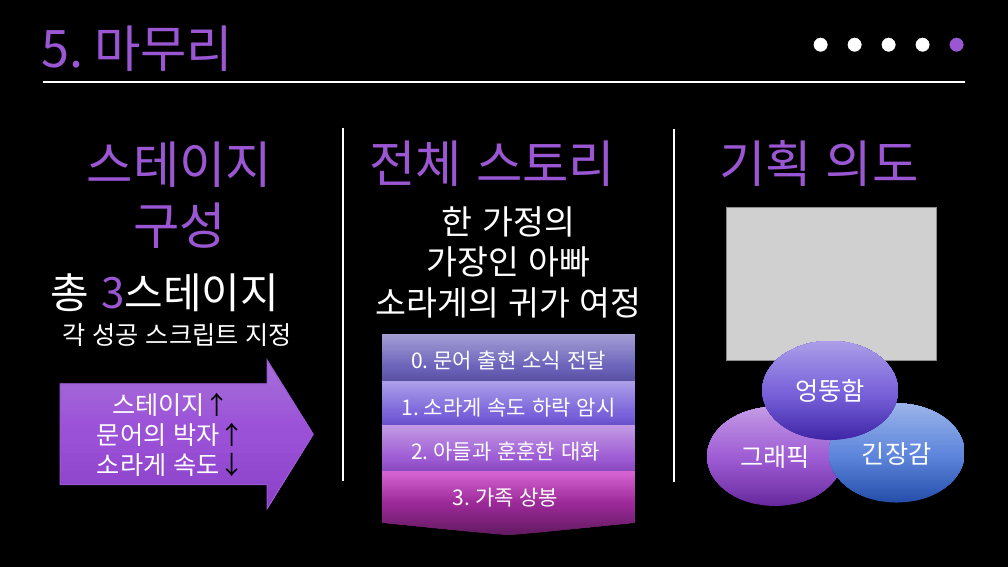
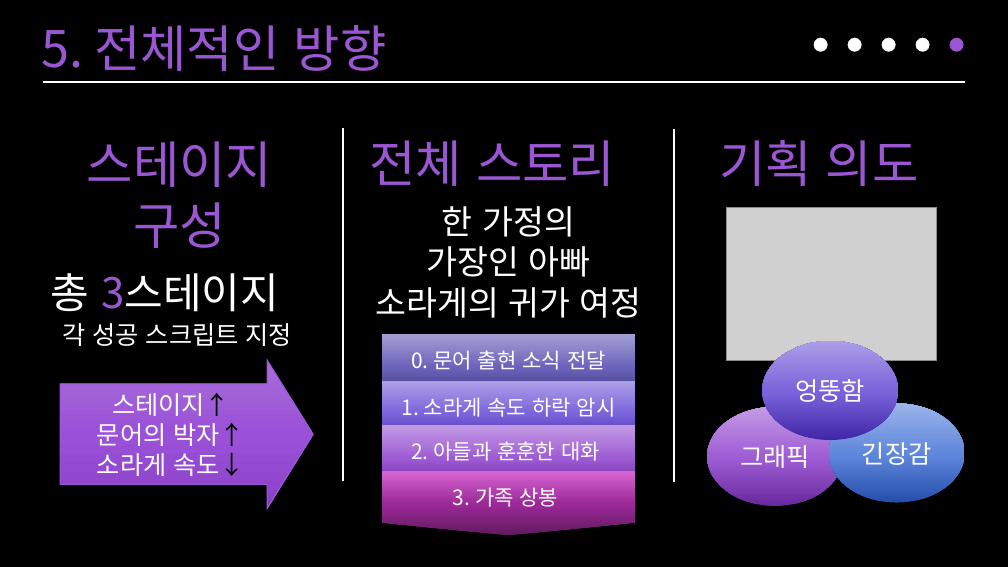
Before and after one commit to neoyeon/leeSeoYeon, a slide deck: slide 19 of 게임제작1_01_3조.pptx. Drawn at 1008x567 pixels with LibreOffice and Linux fonts; fonts in the diff are those of the drawing; grey boxes stand for pictures. Boxes give left, top, right and bottom in pixels: in the first picture for what was removed or moved away, otherwise in the second. Text is boxed around its words. In the diff, an @@ line names an element or a change of style, - is before the commit and + after.

```diff
--- a/게임제작1_01_3조.pptx
+++ b/게임제작1_01_3조.pptx
@@ text at (41, 25, 387, 71): text changed @@
-5. 마무리
+5. 전체적인 방향
```
Also in this commit, not shown: 4 other slides changed, 1 slide added, 1 slide removed.
